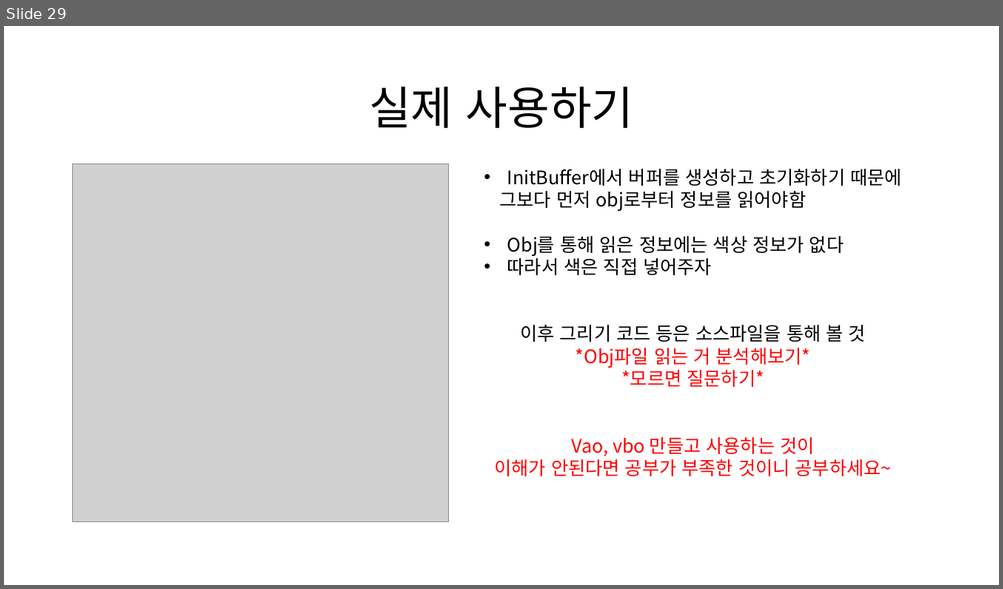
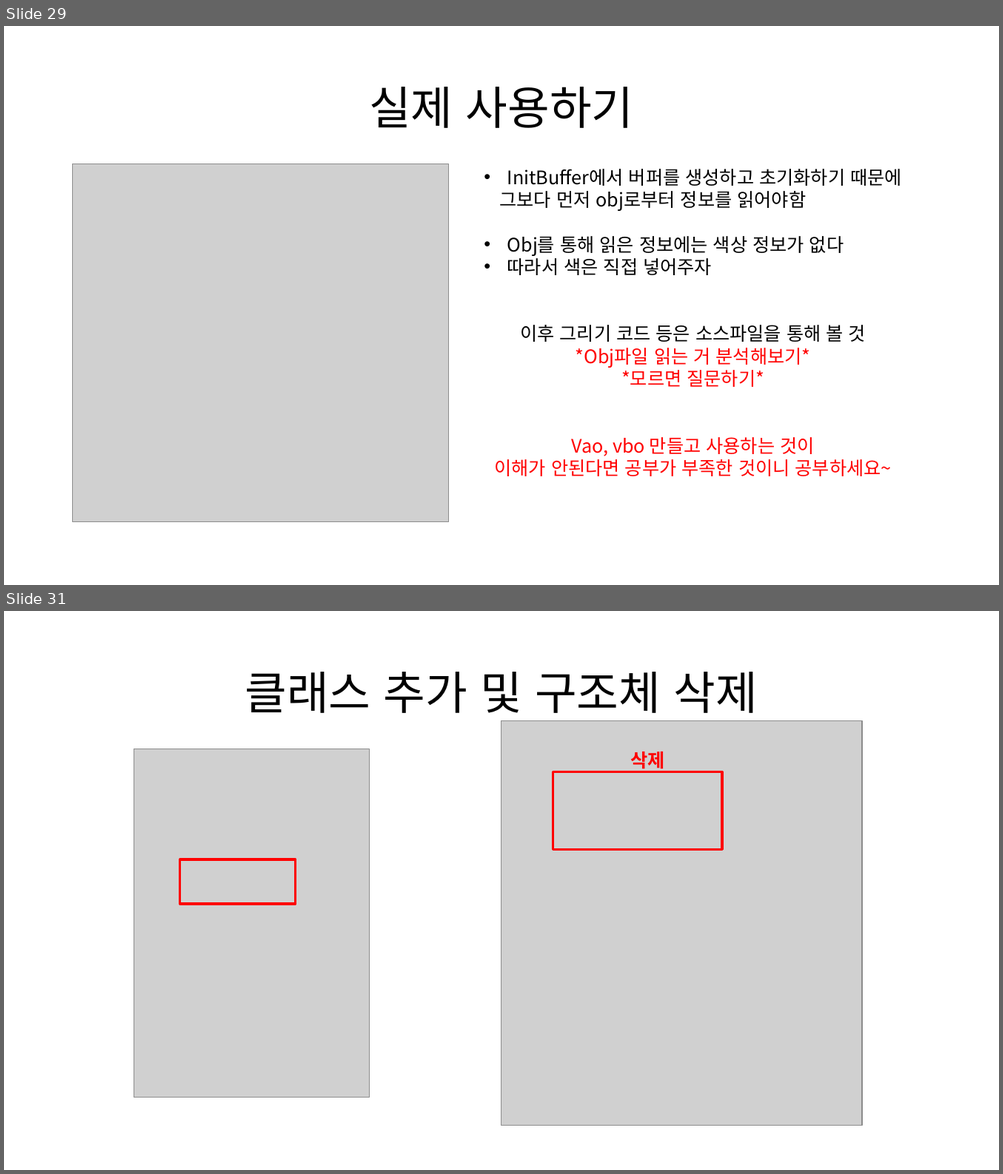
Before and after one commit to Kimseongtae9911/WarpOpenGL, a slide deck: 프레임워크.pptx. Shown one above the other, each under a label of ours: slide 29 before the commit, slides 29 and 31 after it; the slides between them are not shown. The pictures are 1003x589 and 1003x1174 pixels, drawn with LibreOffice and Linux fonts; fonts in the diff are those of the drawing; grey boxes stand for pictures. Boxes give left, top, right and bottom in pixels: in the first picture for what was removed or moved away, otherwise in the second. Text is boxed around its words. In the diff, an @@ line names an element or a change of style, - is before the commit and + after.

```diff
--- a/프레임워크.pptx
+++ b/프레임워크.pptx
@@ slide 31 added at [4,611,999,1170], background #FFFFFF @@
@@ title added at [244,672,757,721], 44 pt, text #000000 @@
+클래스 추가 및 구조체 삭제
@@ picture added at [502,721,862,1126] @@
@@ picture added at [134,749,370,1098] @@
@@ text added at [631,752,665,772], 18 pt, text #FF0000, bold @@
+삭제
@@ rectangle added at [553,772,723,850], outline #FF0000 2.25 pt @@
@@ rectangle added at [180,860,296,904], outline #FF0000 2.25 pt @@
```
Also in this commit, not shown: 24 other slides added, 30 other files.
